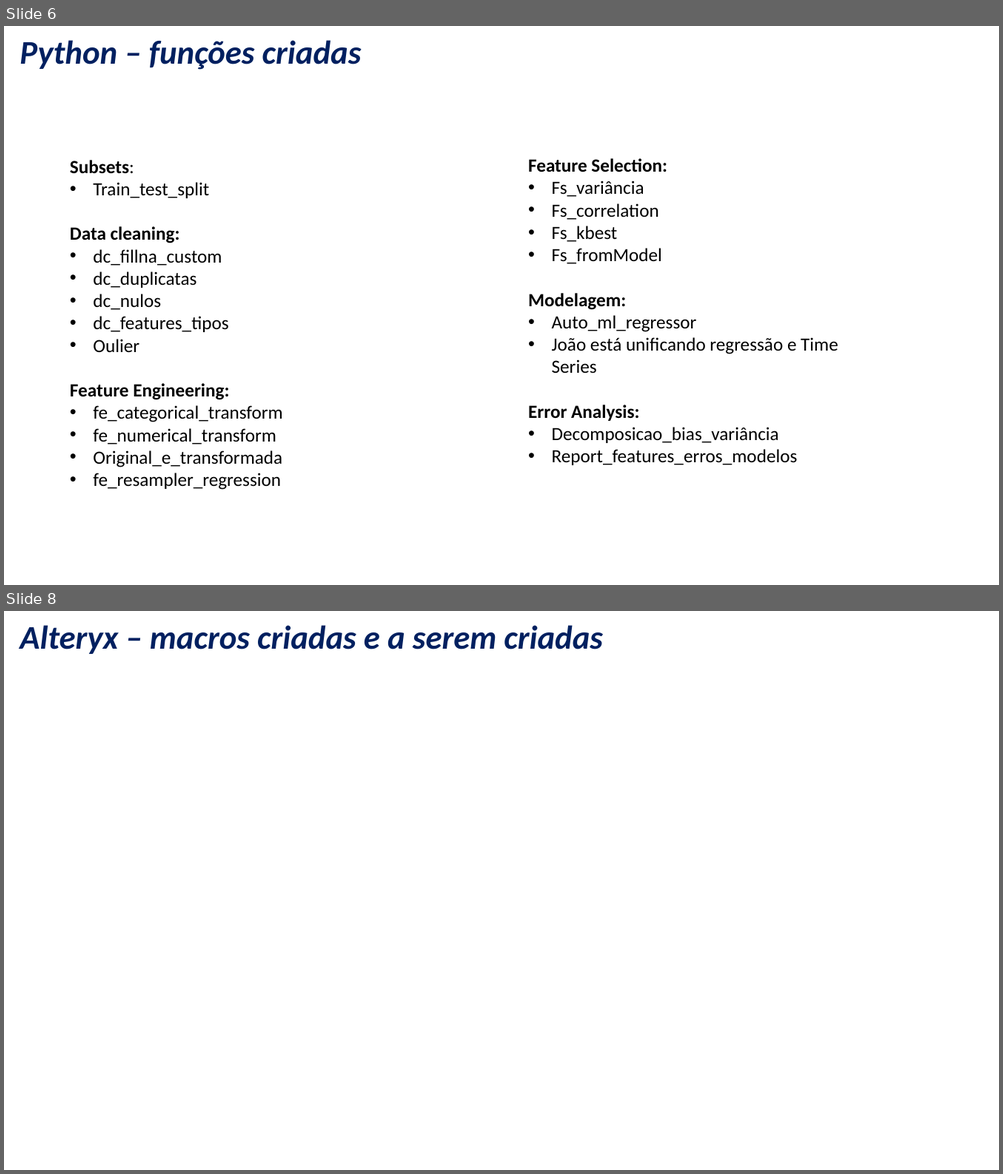
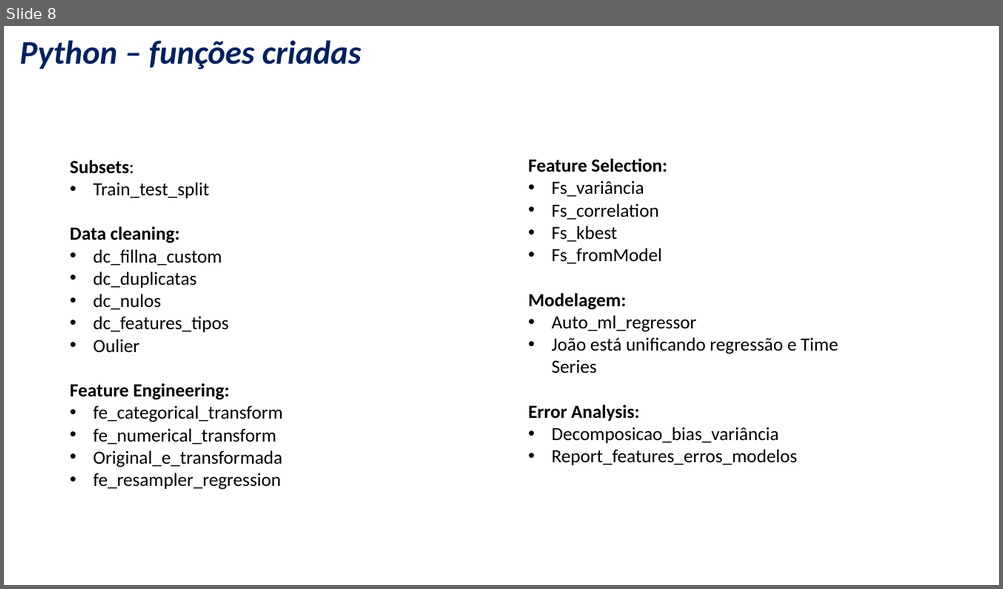
Before and after one commit to nogueira-cavalcante/data_science_framework, a slide deck: relevant_files/Framework_advanced_analytics.pptx. Shown one above the other, each under a label of ours: slides 6 and 8 before the commit, slide 8 after it; the slides between them are not shown. The pictures are 1003x1174 and 1003x589 pixels, drawn with LibreOffice and Linux fonts; fonts in the diff are those of the drawing; background and template pictures are left out. Boxes give left, top, right and bottom in pixels: in the first picture for what was removed or moved away, otherwise in the second. Text is boxed around its words. In the diff, an @@ line names an element or a change of style, - is before the commit and + after.

```diff
--- a/relevant_files/Framework_advanced_analytics.pptx
+++ b/relevant_files/Framework_advanced_analytics.pptx
@@ slide 8 removed at <box>4,611,999,1170</box>, background picture (left out) @@
@@ title removed at <box>20,625,603,654</box> @@
-Alteryx – macros criadas e a serem criadas
@@ what was slide 6 is now slide 8 @@
```
Also in this commit, not shown: 5 slides changed, 9 slides added, 10 other files.
